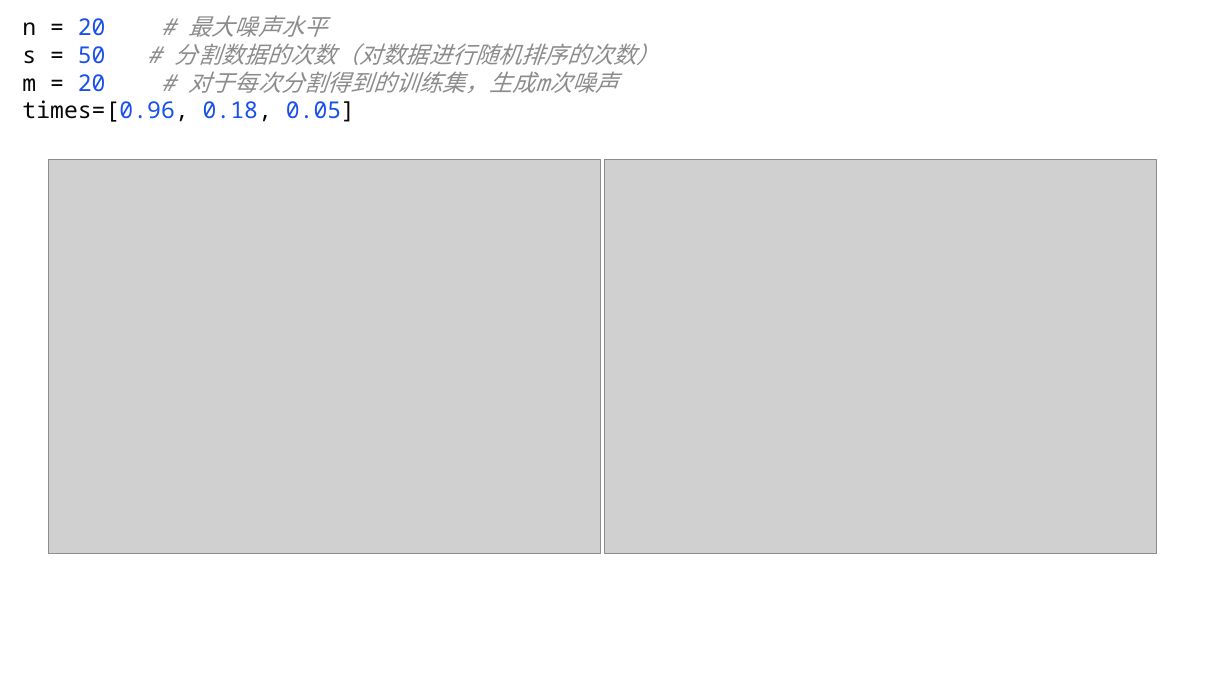
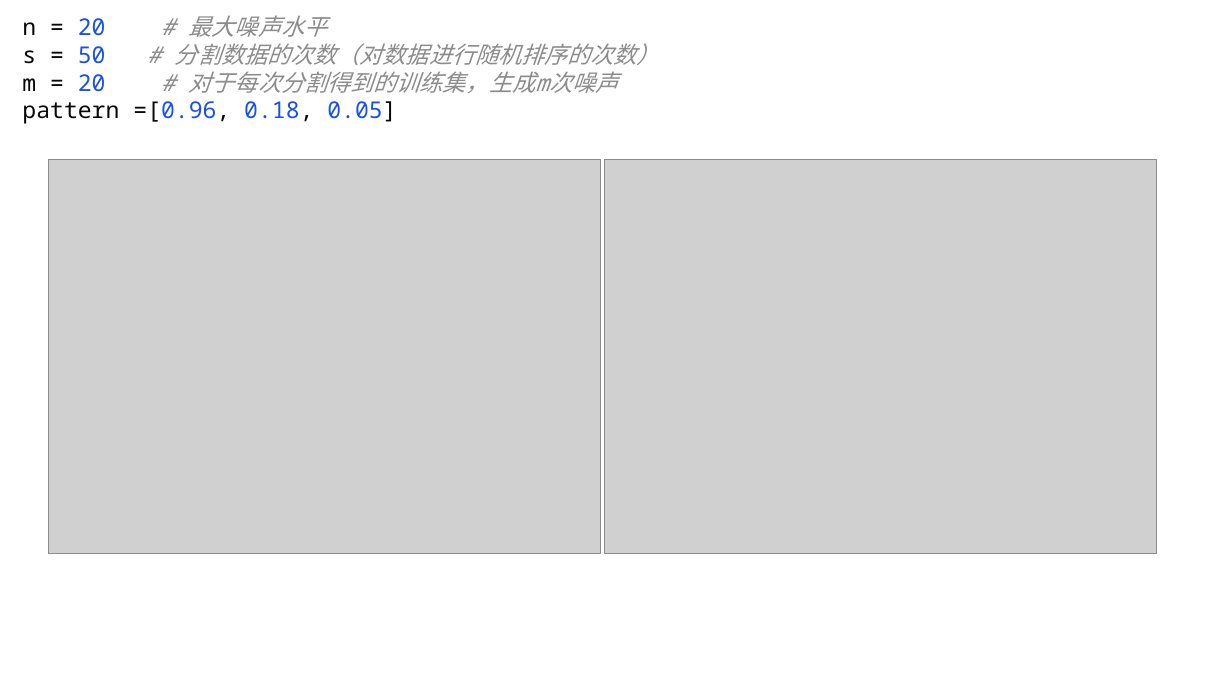
Before and after one commit to lucking666/sys, a slide deck: slide 3 of sycode/国庆后的修改图片/国庆之后的修改结构.pptx. Drawn at 1232x693 pixels with LibreOffice and Linux fonts; fonts in the diff are those of the drawing; grey boxes stand for pictures. Boxes give left, top, right and bottom in pixels: in the first picture for what was removed or moved away, otherwise in the second. Text is boxed around its words. In the diff, an @@ line names an element or a change of style, - is before the commit and + after.

```diff
--- a/sycode/国庆后的修改图片/国庆之后的修改结构.pptx
+++ b/sycode/国庆后的修改图片/国庆之后的修改结构.pptx
@@ text at (22,15,660,124): text changed @@
-n = 20 # 最大噪声水平
-s = 50 # 分割数据的次数（对数据进行随机排序的次数）
-m = 20 # 对于每次分割得到的训练集，生成m次噪声
-times=[0.96, 0.18, 0.05]
+n = 20 # 最大噪声水平
+s = 50 # 分割数据的次数（对数据进行随机排序的次数）
+m = 20 # 对于每次分割得到的训练集，生成m次噪声
+pattern =[0.96, 0.18, 0.05]
```
Also in this commit, not shown: 1 other slide changed, 3 other files.
